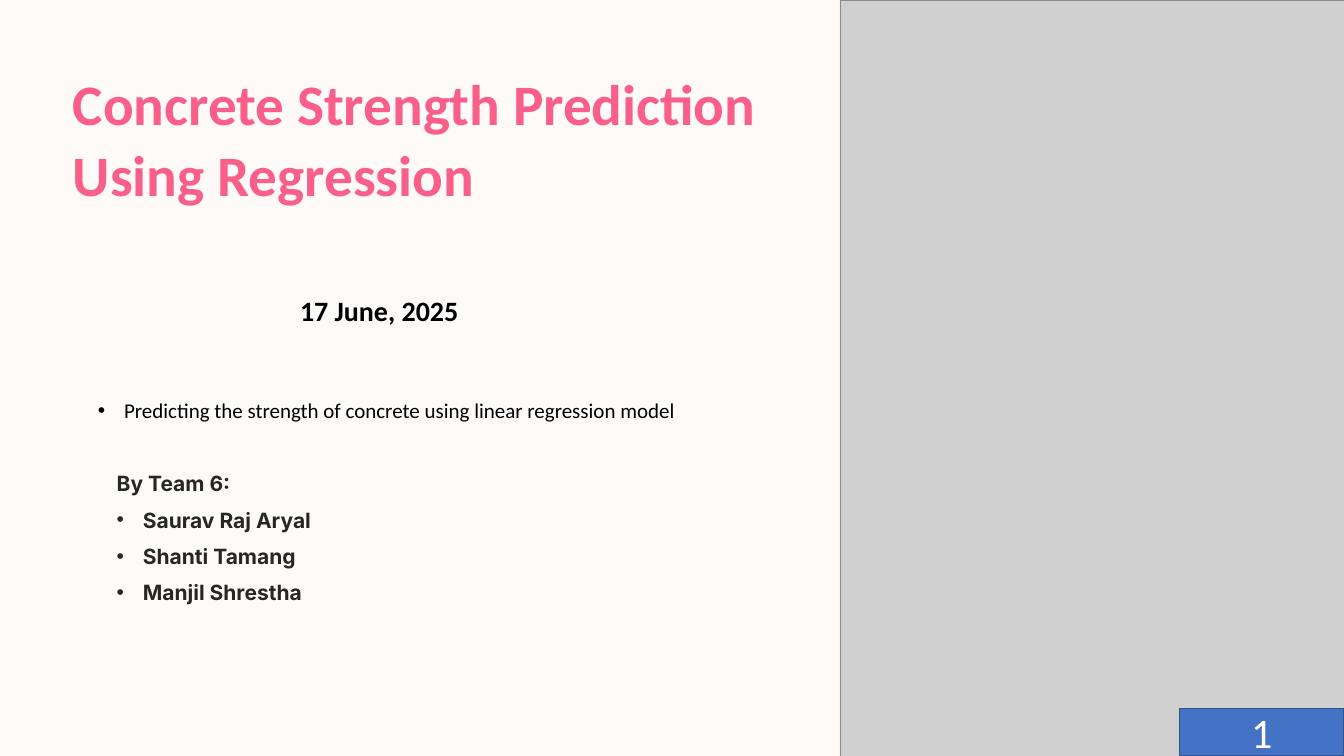
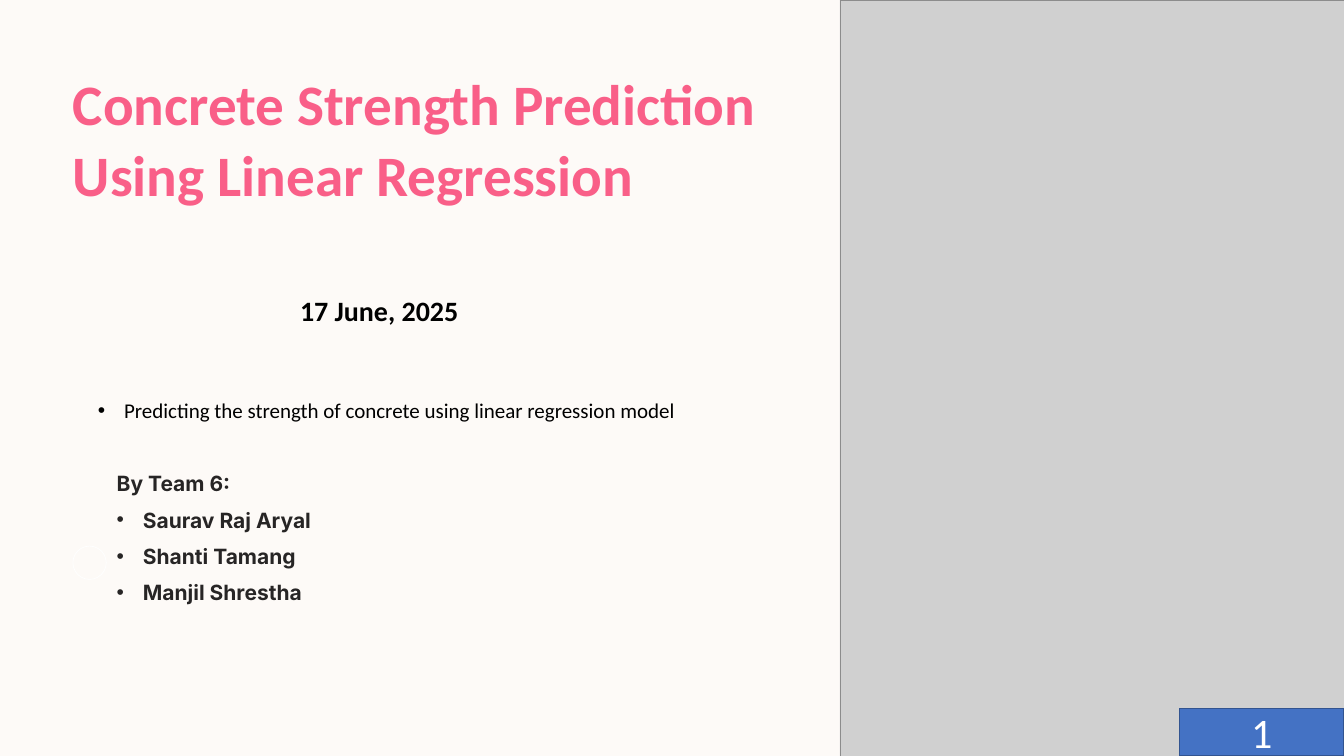
Before and after one commit to Sauri25/AI-PROJECTS, a slide deck: slide 1 of PROJECT 3/final.pptx. Drawn at 1344x756 pixels with LibreOffice and Linux fonts; fonts in the diff are those of the drawing; grey boxes stand for pictures; background and template pictures are left out. Boxes give left, top, right and bottom in pixels: in the first picture for what was removed or moved away, otherwise in the second. Text is boxed around its words. In the diff, an @@ line names an element or a change of style, - is before the commit and + after.

```diff
--- a/PROJECT 3/final.pptx
+++ b/PROJECT 3/final.pptx
@@ text at <box>73,85,755,206</box>: text changed @@
-Concrete Strength Prediction Using Regression
+Concrete Strength Prediction Using Linear Regression
```
Also in this commit, not shown: 13 other slides changed, 4 slides added, 2 slides removed, 12 other files.
